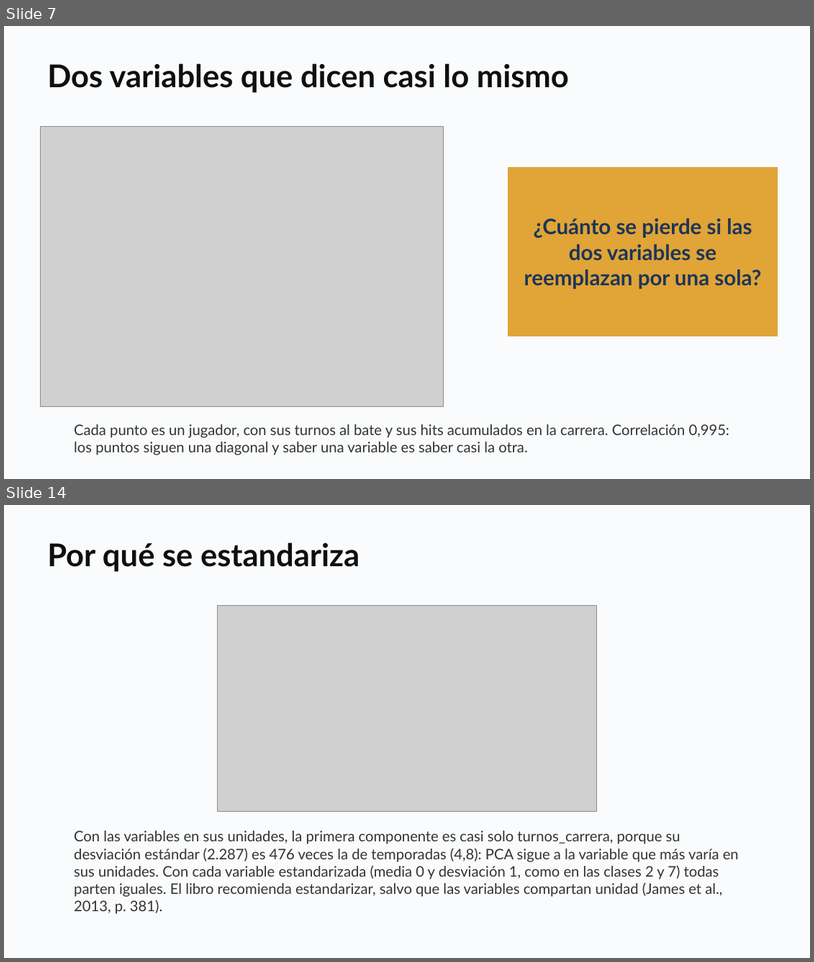
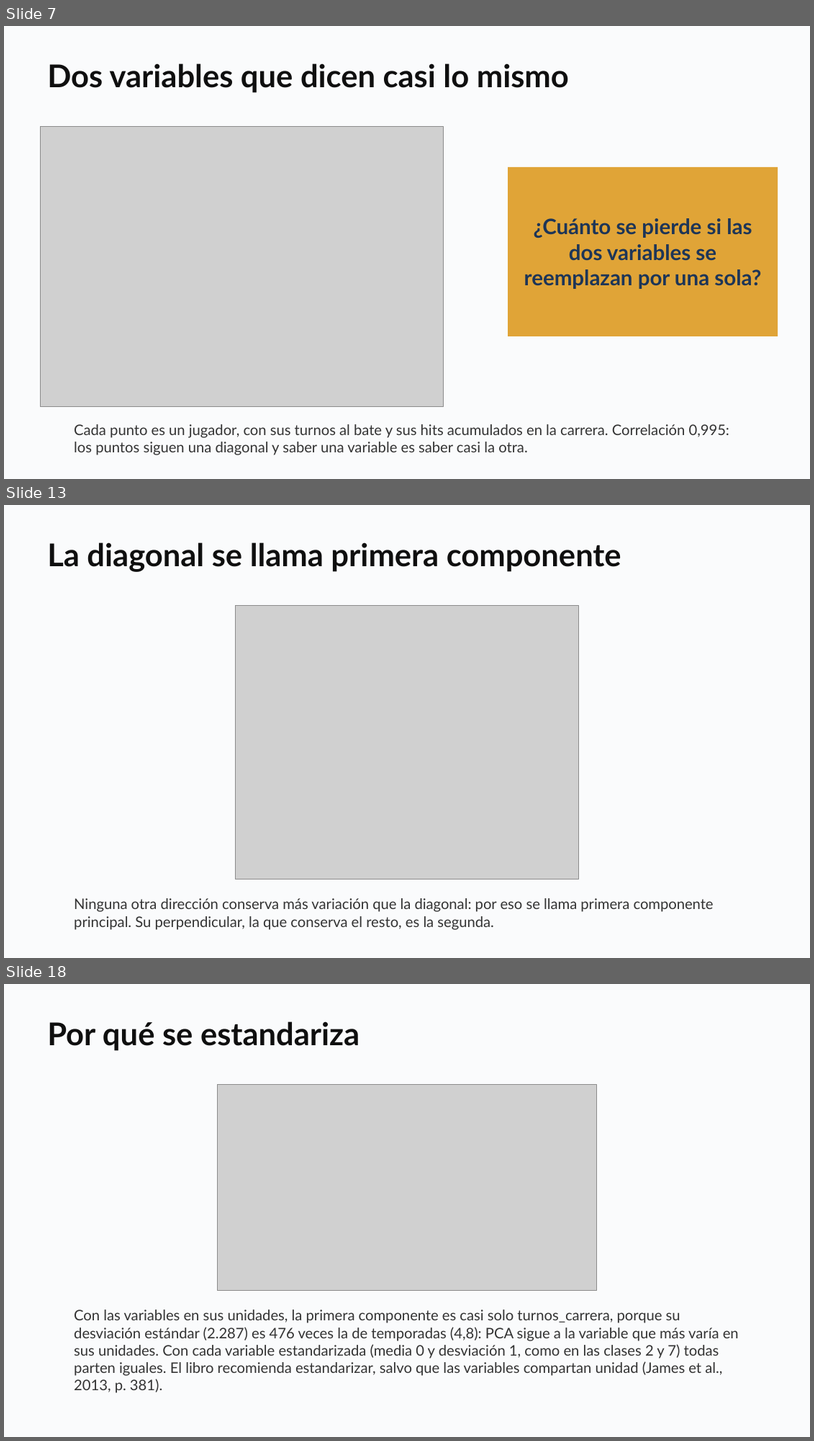
Before and after one commit to daniopitz/diplomado-cdd, a slide deck: presentaciones/clase08_componentes_principales.pptx. Shown one above the other, each under a label of ours: slides 7 and 14 before the commit, slides 7, 13 and 18 after it; the slides between them are not shown. The pictures are 814x962 and 814x1441 pixels, drawn with LibreOffice and Linux fonts; fonts in the diff are those of the drawing; grey boxes stand for pictures. Boxes give left, top, right and bottom in pixels: in the first picture for what was removed or moved away, otherwise in the second. Text is boxed around its words. In the diff, an @@ line names an element or a change of style, - is before the commit and + after.

```diff
--- a/presentaciones/clase08_componentes_principales.pptx
+++ b/presentaciones/clase08_componentes_principales.pptx
@@ slide 13 added at box(4, 505, 810, 958), background #FFFFFF @@
@@ rectangle added at box(4, 505, 810, 958), fill #FAFBFC @@
@@ text added at box(47, 542, 622, 572), 28 pt, text #0F0F0F, bold @@
+La diagonal se llama primera componente
@@ picture added at box(235, 606, 580, 879) @@
@@ text added at box(74, 898, 714, 930), 13 pt, text #333333 @@
+Ninguna otra dirección conserva más variación que la diagonal: por eso se llama primera componente principal. Su perpendicular, la que conserva el resto, es la segunda.
@@ what was slide 14 is now slide 18 @@
```
Also in this commit, not shown: 5 slides changed, 4 other slides added, 1 slide removed, 1 other file.
